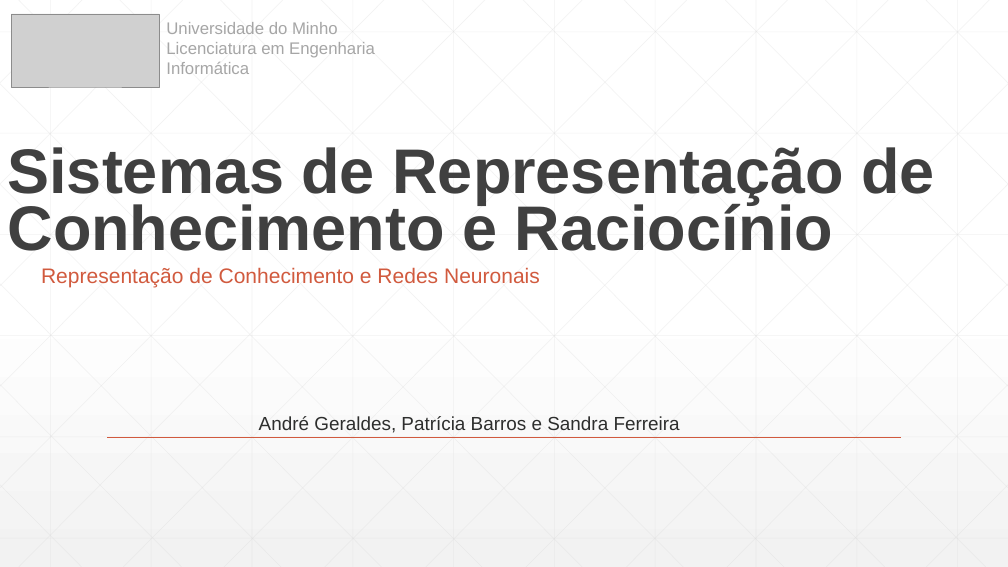
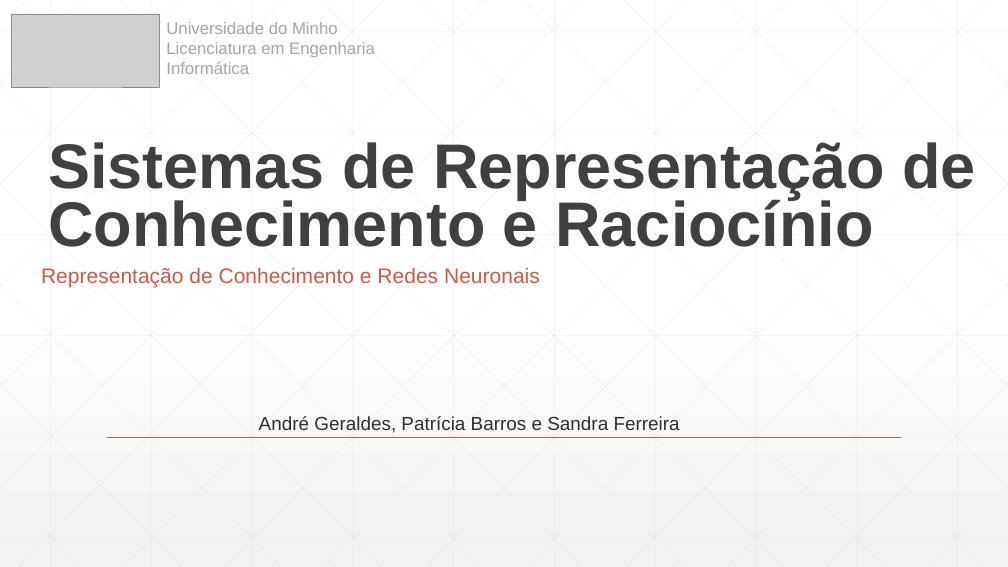
Before and after one commit to 7patricia/srcr, a slide deck: slide 1 of Apresentação.pptx. Drawn at 1008x567 pixels with LibreOffice and Linux fonts; fonts in the diff are those of the drawing; grey boxes stand for pictures. Boxes give left, top, right and bottom in pixels: in the first picture for what was removed or moved away, otherwise in the second. Text is boxed around its words. In the diff, an @@ line names an element or a change of style, - is before the commit and + after.

```diff
--- a/Apresentação.pptx
+++ b/Apresentação.pptx
@@ title "Sistemas de Representação de Conhecimento ...": place and size @@
-title "Sistemas de Representação de Conhecimento ..." at [8, 147, 934, 251]
+title "Sistemas de Representação de Conhecimento ..." at [48, 142, 975, 247]
```
Also in this commit, not shown: 6 other slides changed, 10 other files.
